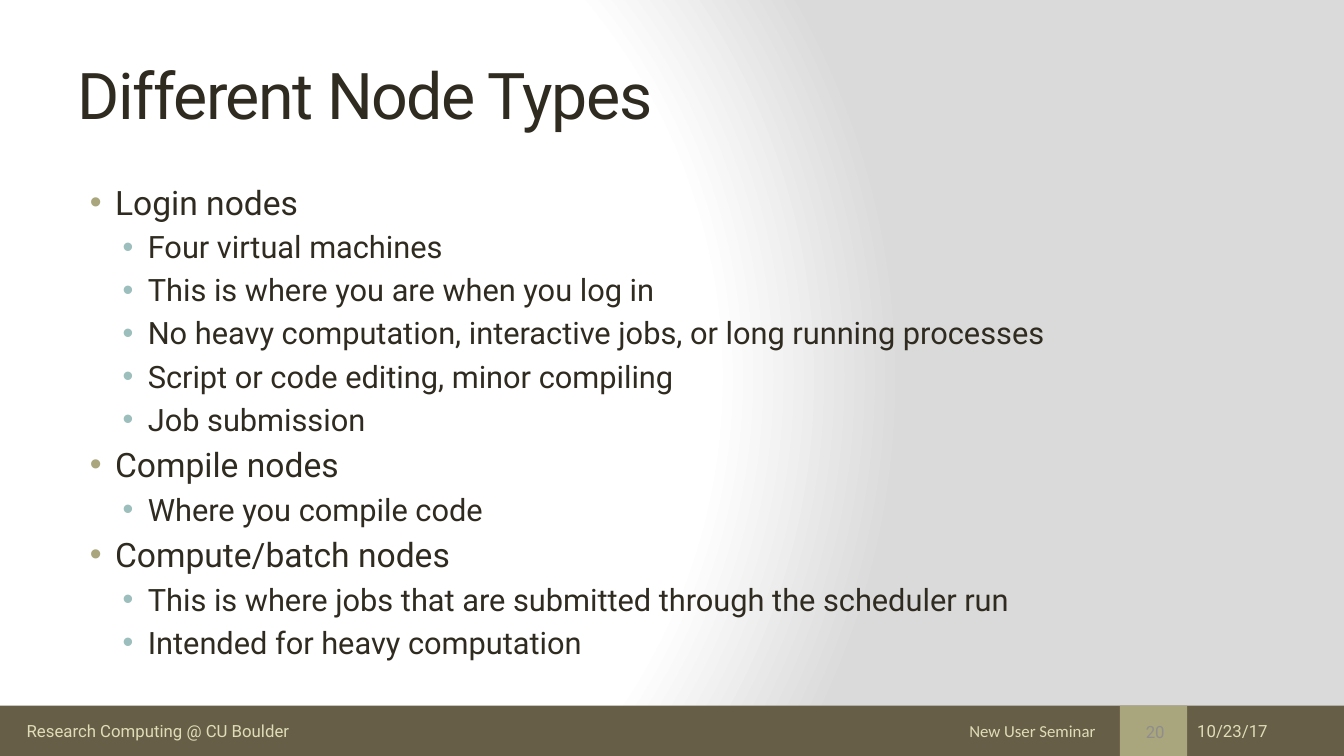
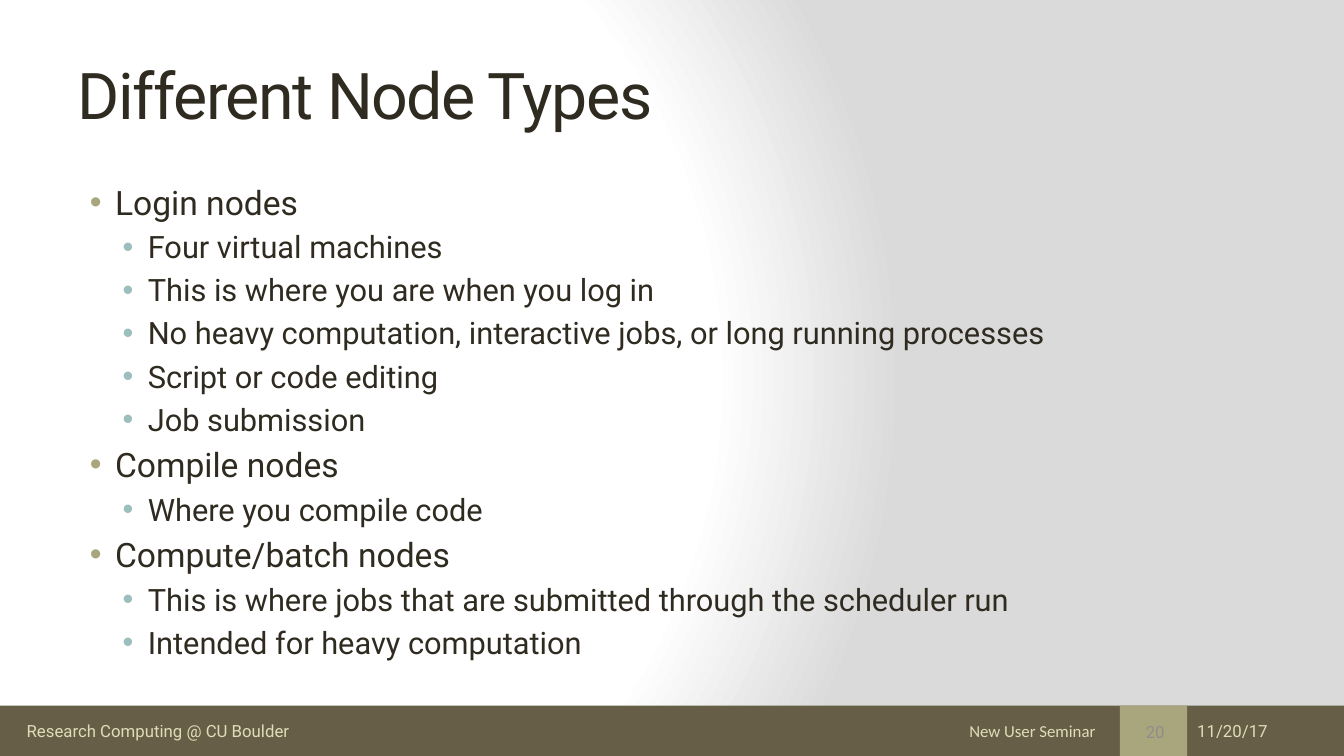
Before and after one commit to ResearchComputing/New_User_Seminar, a slide deck: slide 20 of rc_new_user_seminar_2017.pptx. Drawn at 1344x756 pixels with LibreOffice and Linux fonts; fonts in the diff are those of the drawing. Boxes give left, top, right and bottom in pixels: in the first picture for what was removed or moved away, otherwise in the second. Text is boxed around its words. In the diff, an @@ line names an element or a change of style, - is before the commit and + after.

```diff
--- a/rc_new_user_seminar_2017.pptx
+++ b/rc_new_user_seminar_2017.pptx
@@ text at bbox=[148, 365, 438, 395]: text changed @@
-  • Script or code editing, minor compiling
+  • Script or code editing
@@ text at bbox=[1197, 725, 1267, 738]: text changed @@
-10/23/17
+11/20/17
```
Also in this commit, not shown: 54 other slides changed, 1 other file.
